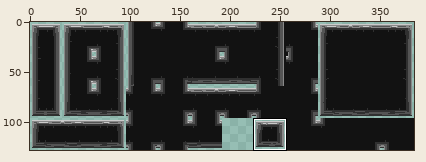
Two states of a sprite sheet, assets/world/tilesetschoolfloor1.png. Above, an overview of the earlier version with the close-up marked.
Close-up. The starting point:
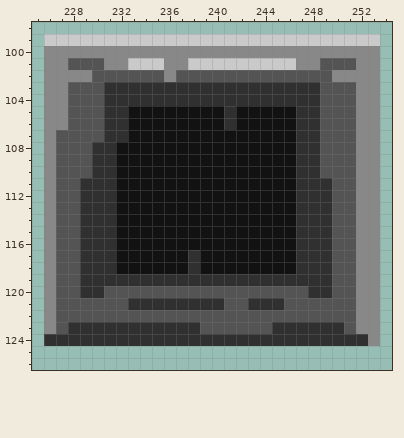
The file is 384x128 pixels. Shown: x 225..254, y 98..126. The commit also changed other parts of the picture, which this record leaves out.
After:
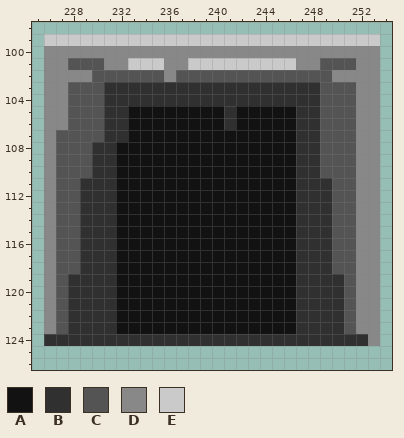
Palette (. is transparent): A #121212  B #303030  C #545454  D #888888  E #cacaca
Diff:
y 117..118: x 238 B -> A
y 119: x 228 C -> B; x 232..246 BBBBBBBBBBBBBBB -> AAAAAAAAAAAAAAA; x 250 C -> B
y 120: x 228 C -> B; x 231..247 CCCCCCCCCCCCCCCCC -> BAAAAAAAAAAAAAAAB; x 250 C -> B
y 121: x 228..250 CCCCCBBBBBBBBCCBBBCCCCC -> BBBBAAAAAAAAAAAAAAABBBB
y 122: x 228..250 CCCCCCCCCCCCCCCCCCCCCCC -> BBBBAAAAAAAAAAAAAAABBBB
y 123: x 232..246 BBBBBBBCCCCCCBB -> AAAAAAAAAAAAAAA
